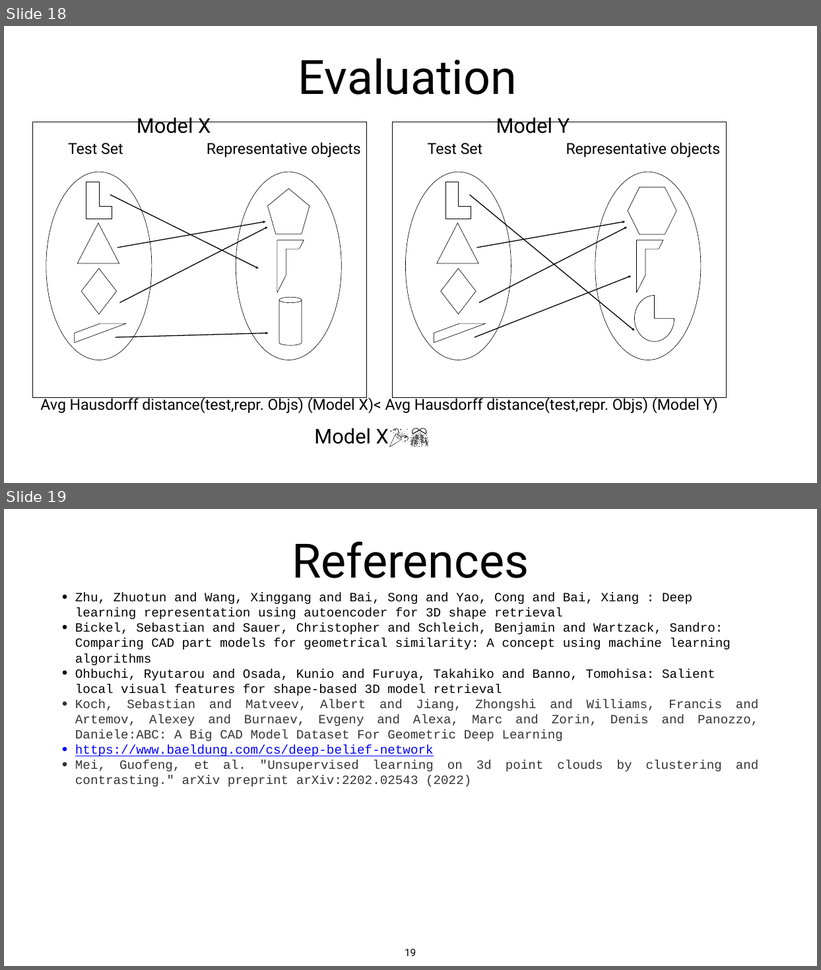
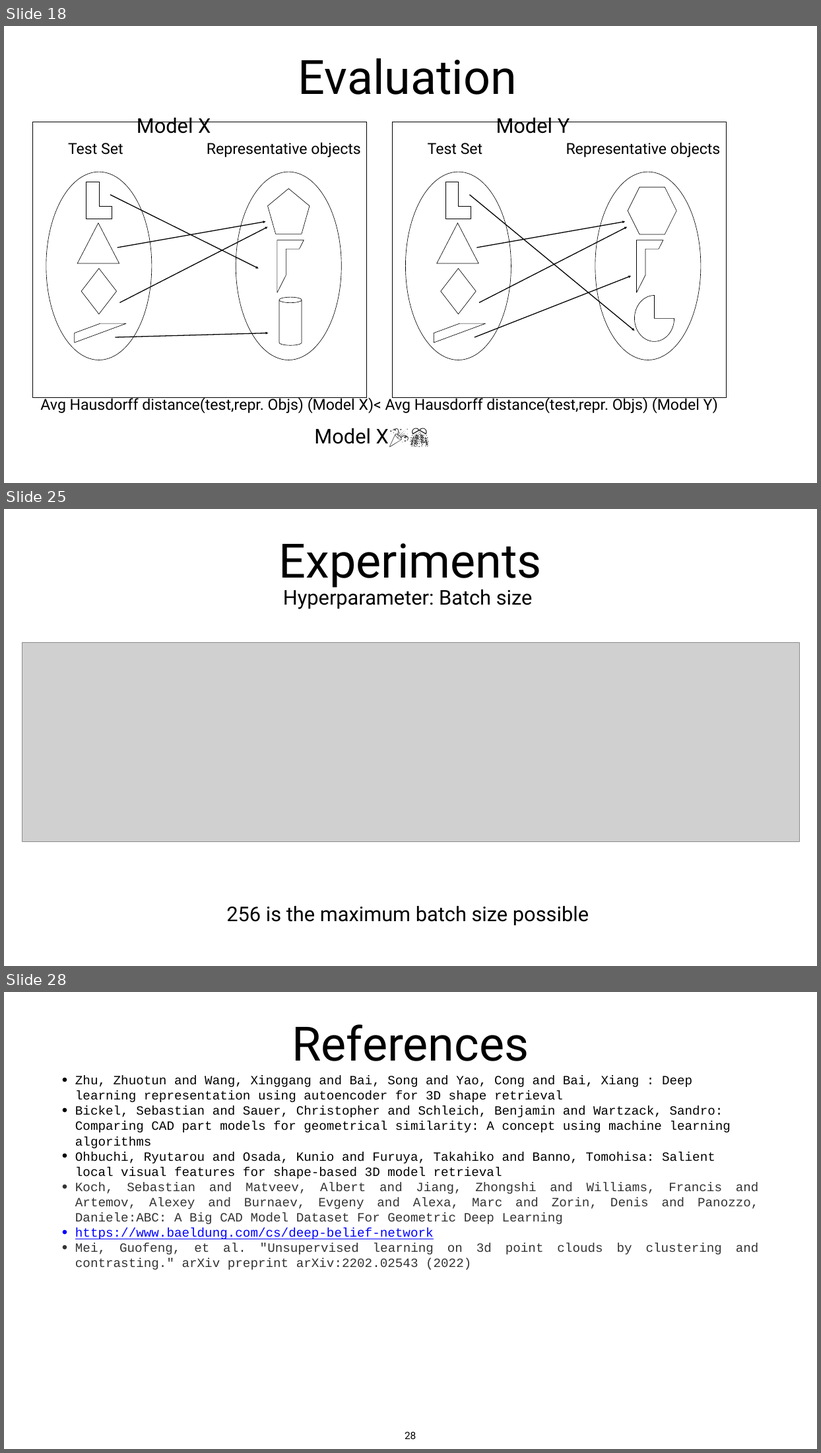
Before and after one commit to snehabanerjee2017/Thesis-Documentation, a slide deck: workshop_presentation.pptx. Shown one above the other, each under a label of ours: slides 18 and 19 before the commit, slides 18, 25 and 28 after it; the slides between them are not shown. The pictures are 821x970 and 821x1453 pixels, drawn with LibreOffice and Linux fonts; fonts in the diff are those of the drawing; grey boxes stand for pictures. Boxes give left, top, right and bottom in pixels: in the first picture for what was removed or moved away, otherwise in the second. Text is boxed around its words. In the diff, an @@ line names an element or a change of style, - is before the commit and + after.

```diff
--- a/workshop_presentation.pptx
+++ b/workshop_presentation.pptx
@@ slide 25 added at box(4, 509, 817, 966), background #FFFFFF @@
@@ title added at box(279, 543, 542, 588), 112 pt, text #000000 @@
+Experiments
@@ text added at box(283, 587, 533, 609), 48 pt, text #000000 @@
+Hyperparameter: Batch size
@@ picture added at box(22, 642, 799, 842) @@
@@ text added at box(226, 906, 589, 926), 48 pt, text #000000 @@
+256 is the maximum batch size possible
@@ what was slide 19 is now slide 28 @@
@@ page number at box(405, 1432, 416, 1439): text changed @@
-19
+28
```
Also in this commit, not shown: 8 other slides added.
